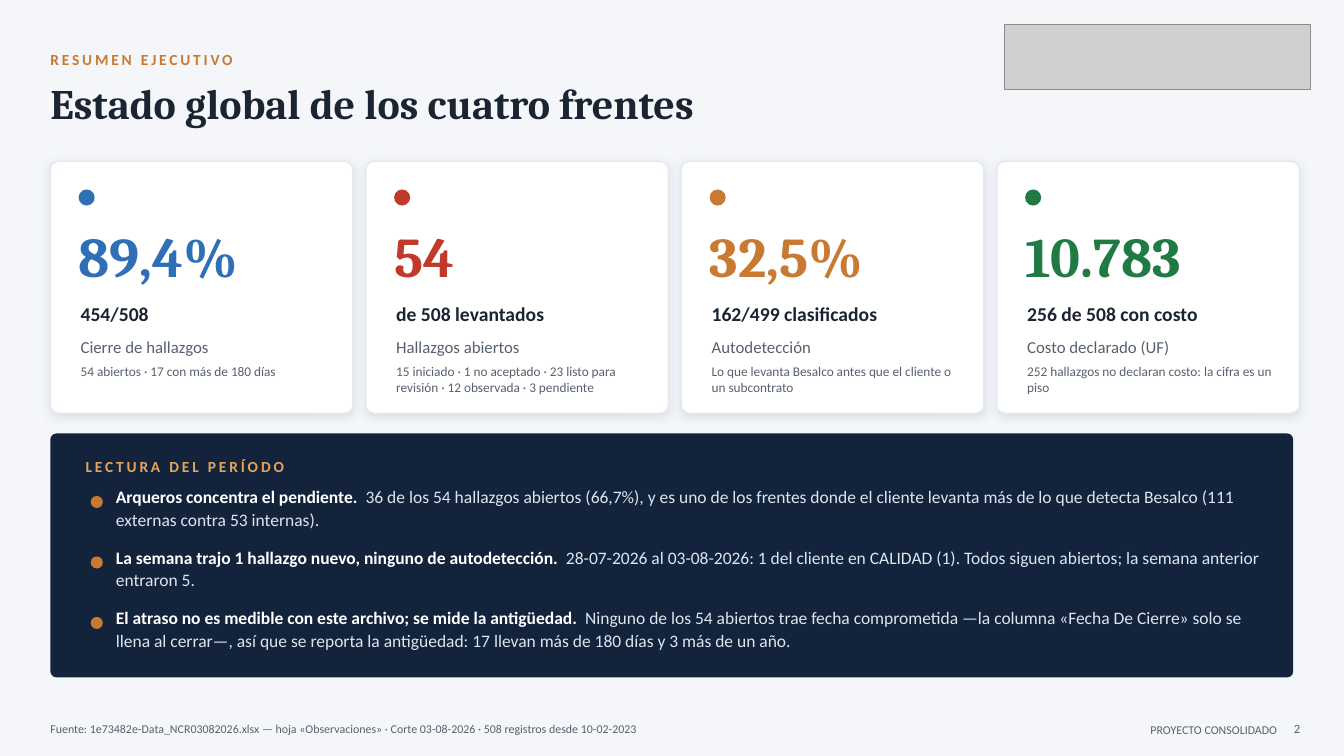
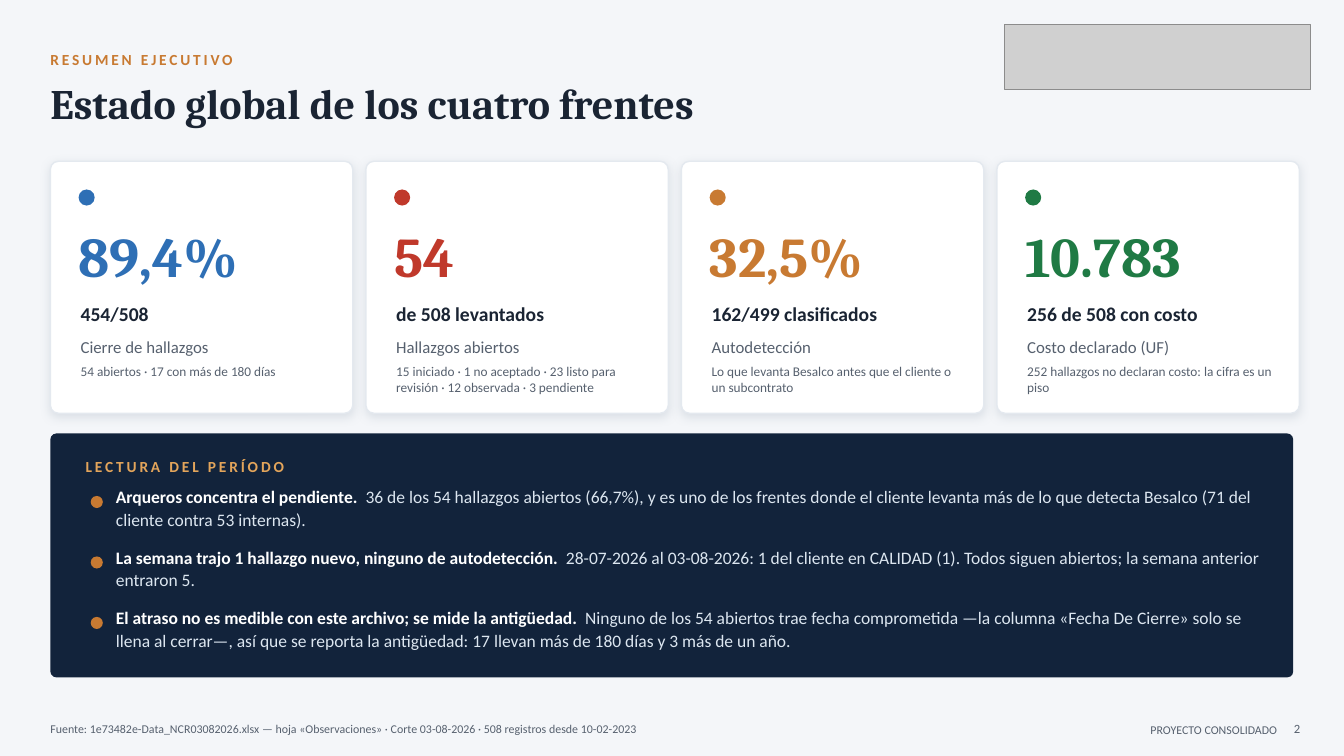
Before and after one commit to tdkvalex/Dashboard-HSEQ, a slide deck: slide 2 of modulo_nc/Panel_No_Conformidades.pptx. Drawn at 1344x756 pixels with LibreOffice and Linux fonts; fonts in the diff are those of the drawing; grey boxes stand for pictures. Boxes give left, top, right and bottom in pixels: in the first picture for what was removed or moved away, otherwise in the second. Text is boxed around its words. In the diff, an @@ line names an element or a change of style, - is before the commit and + after.

```diff
--- a/modulo_nc/Panel_No_Conformidades.pptx
+++ b/modulo_nc/Panel_No_Conformidades.pptx
@@ text at (x1=116, y1=490, x2=1251, y2=529): text changed @@
-Arqueros concentra el pendiente. 36 de los 54 hallazgos abiertos (66,7%), y es uno de los frentes donde el cliente levanta más de lo que detecta Besalco (111 externas contra 53 internas).
+Arqueros concentra el pendiente. 36 de los 54 hallazgos abiertos (66,7%), y es uno de los frentes donde el cliente levanta más de lo que detecta Besalco (71 del cliente contra 53 internas).
```
Also in this commit, not shown: 9 other slides changed, 6 other files.
